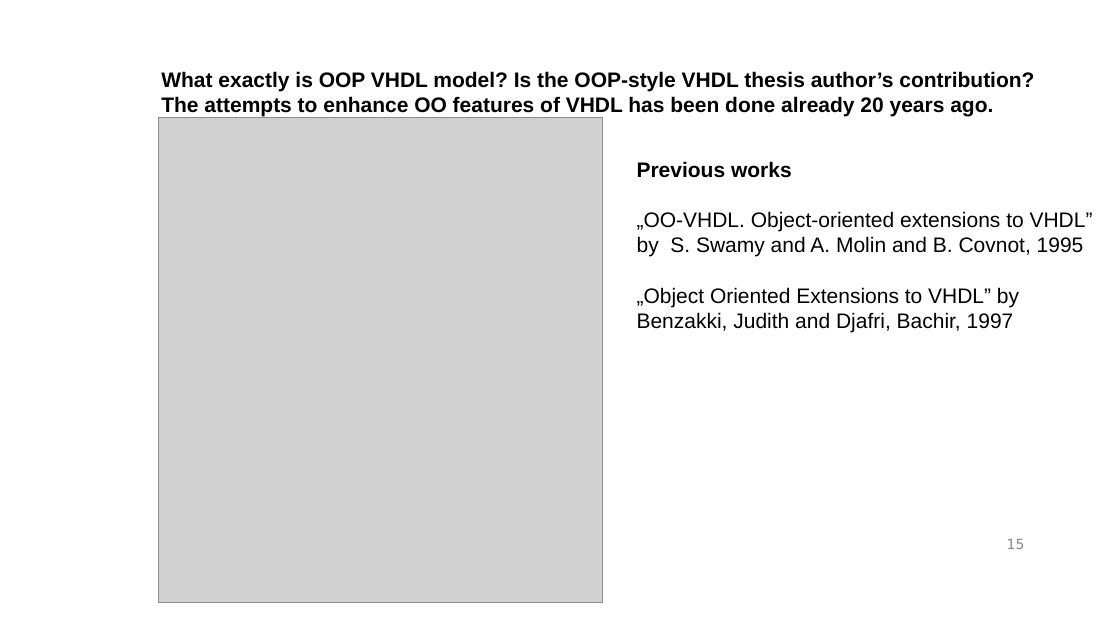
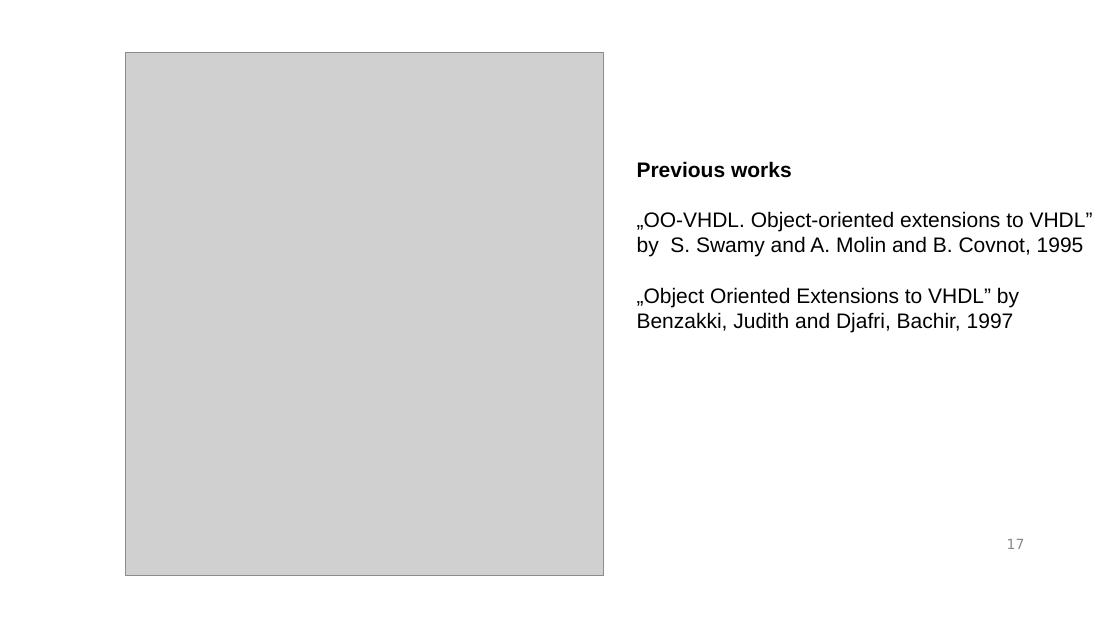
Before and after one commit to gasparka/thesis, a slide deck: slide 17 of presentation.odp (slide 15 before the commit). Drawn at 1120x630 pixels with LibreOffice and Linux fonts; fonts in the diff are those of the drawing; grey boxes stand for pictures; background and template pictures are left out. Boxes give left, top, right and bottom in pixels: in the first picture for what was removed or moved away, otherwise in the second. Text is boxed around its words. In the diff, an @@ line names an element or a change of style, - is before the commit and + after.

```diff
--- a/presentation.odp
+++ b/presentation.odp
@@ picture: place and size @@
-picture at (159, 118, 602, 602)
+picture at (126, 53, 604, 576)
@@ text removed at (161, 71, 1034, 117) @@
-What exactly is OOP VHDL model? Is the OOP-style VHDL thesis author’s contribution?
-The attempts to enhance OO features of VHDL has been done already 20 years ago.
@@ page number at (1007, 539, 1025, 549): text changed @@
-15
+17
```
Also in this commit, not shown: 14 other slides changed, 14 slides added, 2 slides removed, 1 other file.
